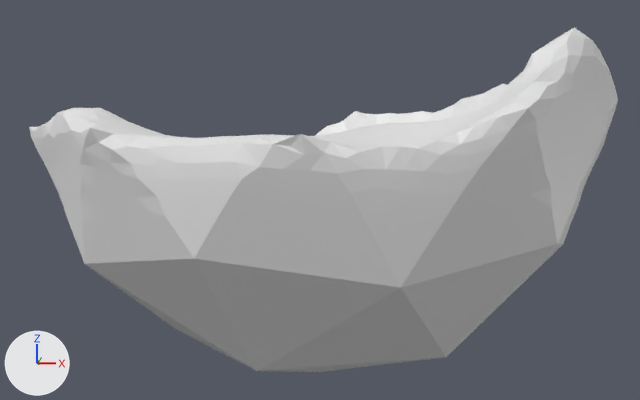
A saved change to the Blender file northPole.blend.
The view is the same before and after, from a camera (50 mm lens) standing at (8.9, -125.8, 9.4) and looking at (0.8, 1.0, -3.4). The axes (+X, +Y, +Z) are drawn at lower left. The lights are the same throughout.

Before the edit, the objects in view are built like this:
```python
me_icosphere = bpy.data.meshes.new('Icosphere')
me_icosphere.from_pydata(...)  # 2138 vertices, 4272 faces; spans x -37.4..37.9, y -37.7..41.5, z -40.0..7.0
ob_icosphere = bpy.data.objects.new('Icosphere', me_icosphere)
ob_icosphere.location = (1.0, -1.0, 11.9)
```
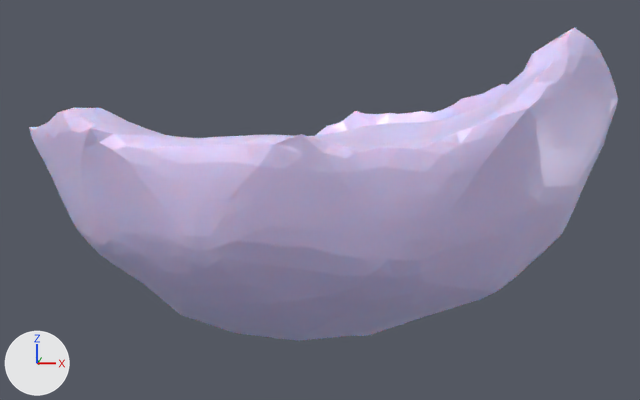
What differs and where, as boxes [x1, y1, x2, y2] in the pictures (640 x 400 px; the box of a moved part takes in the faces that stretch with it):
'Icosphere', recoloured, reshaped (9% shorter)
    before: [29, 27, 618, 372]
    after: [29, 27, 618, 341]
part 1 of me_icosphere, moved or reshaped
    before: [32, 108, 607, 372]
    after: [32, 108, 607, 341]

The change in detail:
Material 'Material' (mat_material) is new.
Its base color is (0.815, 0.684, 0.996) (white #e9d8ff).
Its metallic is 0.1.
Its roughness is 0.414.
Its subsurface weight is 1.0.
Its subsurface scale is 0.4.
Its specular ior level is 0.555.
Its emission color is (0.0, 0.0153, 0.0482) (dark blue #00213e).
Its emission strength is 1.0.
me_icosphere is used by ob_icosphere; location (1.0, -1.0, 11.9).
me_icosphere had 2138 vertices, 4272 faces and spanned x -37.4..37.9, y -37.7..41.5, z -40.0..7.0.
me_icosphere now has 2138 vertices, 4272 faces and spans x -37.3..37.9, y -37.7..41.5, z -35.1..7.0.
me_icosphere part 1: 825 of 2138 vertices moved; they spanned x -37.4..36.7, y -37.3..36.6, z -40.0..-4.5 and now span x -37.3..36.7, y -37.3..36.5, z -35.1..-4.5; mean shift (0.0, 0.0, 0.4); largest move (-6.5, -20.0, -34.0) -> (-0.7, -14.3, -30.8).
me_icosphere now uses material mat_material (white #e9d8ff).
